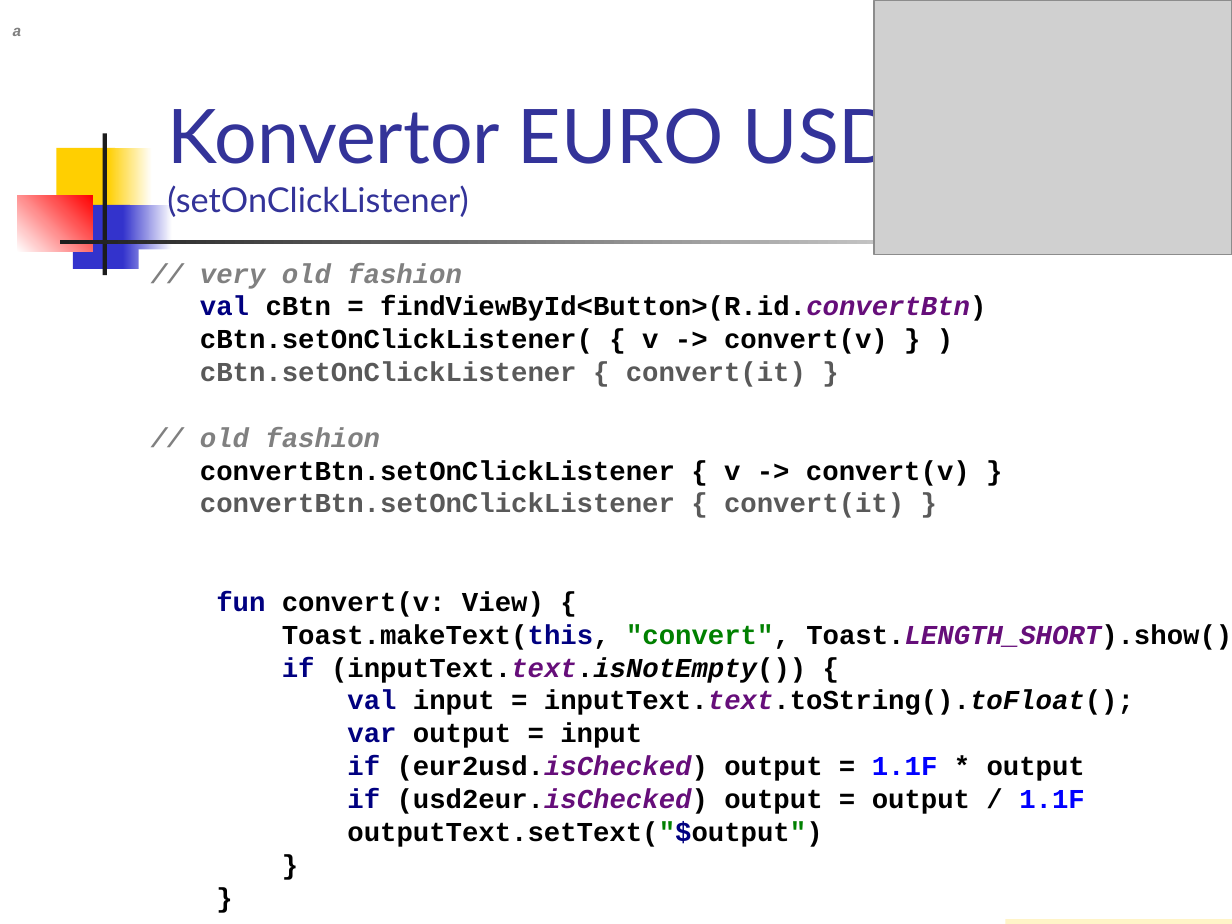
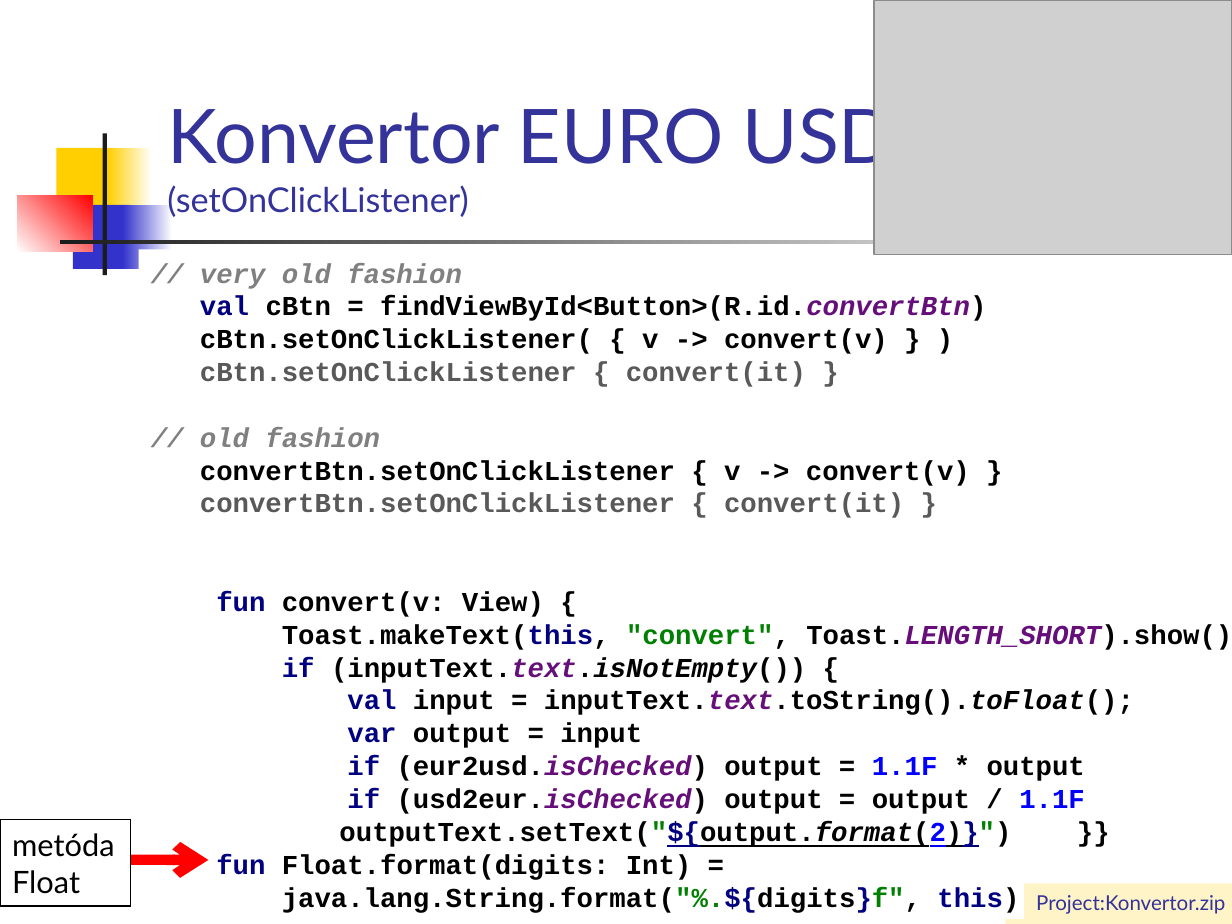
Before and after one commit to vmandro/Prednasky, a slide deck: slide 10 of 04/04_Android.ppt. Drawn at 1232x924 pixels with LibreOffice and Linux fonts; fonts in the diff are those of the drawing; grey boxes stand for pictures. Boxes give left, top, right and bottom in pixels: in the first picture for what was removed or moved away, otherwise in the second. Text is boxed around its words. In the diff, an @@ line names an element or a change of style, - is before the commit and + after.

```diff
--- a/04/04_Android.ppt
+++ b/04/04_Android.ppt
@@ rectangle added at (x1=0, y1=15, x2=33, y2=46), fill #FFFFFF @@
@@ rectangle added at (x1=0, y1=6, x2=25, y2=55), fill #FFFFFF @@
@@ text removed at (x1=12, y1=28, x2=21, y2=36) @@
-a
@@ text at (x1=216, y1=592, x2=1232, y2=913): text changed @@
-fun convert(v: View) {
-Toast.makeText(this, "convert", Toast.LENGTH_SHORT).show();
-if (inputText.text.isNotEmpty()) {
-val input = inputText.text.toString().toFloat();
-var output = input
-if (eur2usd.isChecked) output = 1.1F * output
-if (usd2eur.isChecked) output = output / 1.1F
-outputText.setText("$output")
-}
-}
+fun convert(v: View) {
+Toast.makeText(this, "convert", Toast.LENGTH_SHORT).show();
+if (inputText.text.isNotEmpty()) {
+val input = inputText.text.toString().toFloat();
+var output = input
+if (eur2usd.isChecked) output = 1.1F * output
+if (usd2eur.isChecked) output = output / 1.1F
+outputText.setText("${output.format(2)}") }}
+fun Float.format(digits: Int) =
+java.lang.String.format("%.${digits}f", this)
@@ rectangle added at (x1=0, y1=819, x2=131, y2=906), outline #000000 0.74 pt, 18 pt, text #000000 @@
+metóda Float
@@ arrow added from (131, 860) to (208, 860), #FF0000 6.01 pt @@
@@ text in rectangle at (x1=1018, y1=895, x2=1207, y2=918): text added @@
+Project:Konvertor.zip
@@ rectangle added at (x1=1024, y1=883, x2=1232, y2=924), fill #FFF4C8, 12 pt, text #333399 @@
+Project:Konvertor.zip
```
Also in this commit, not shown: 14 other slides changed, 2 slides added, 6 slides removed, 1 other file.
